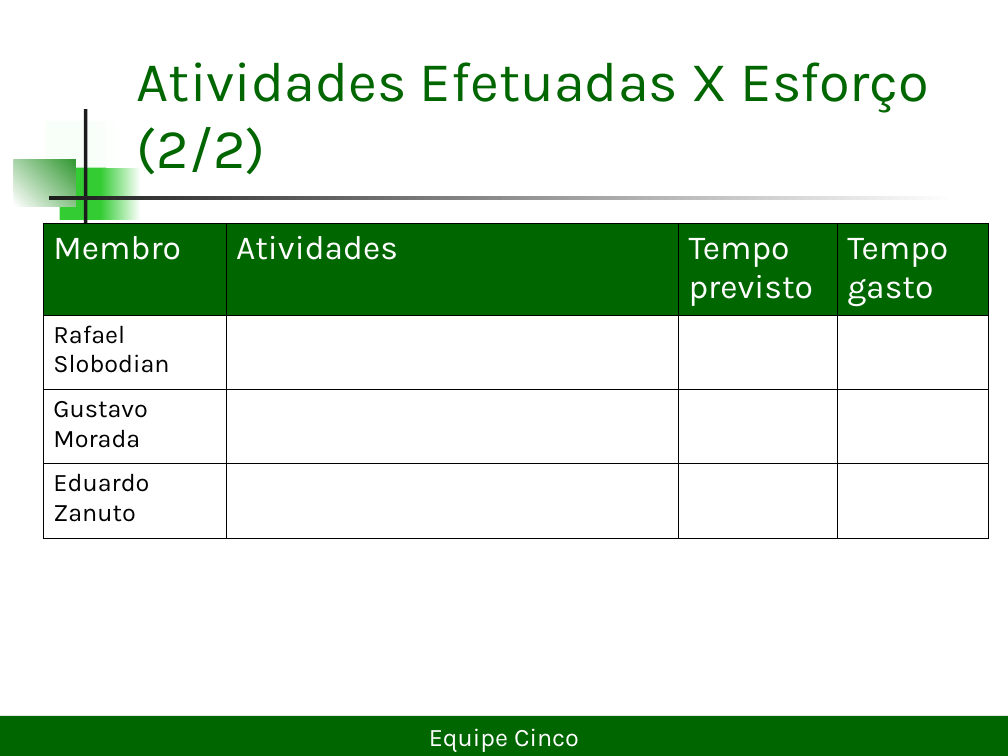
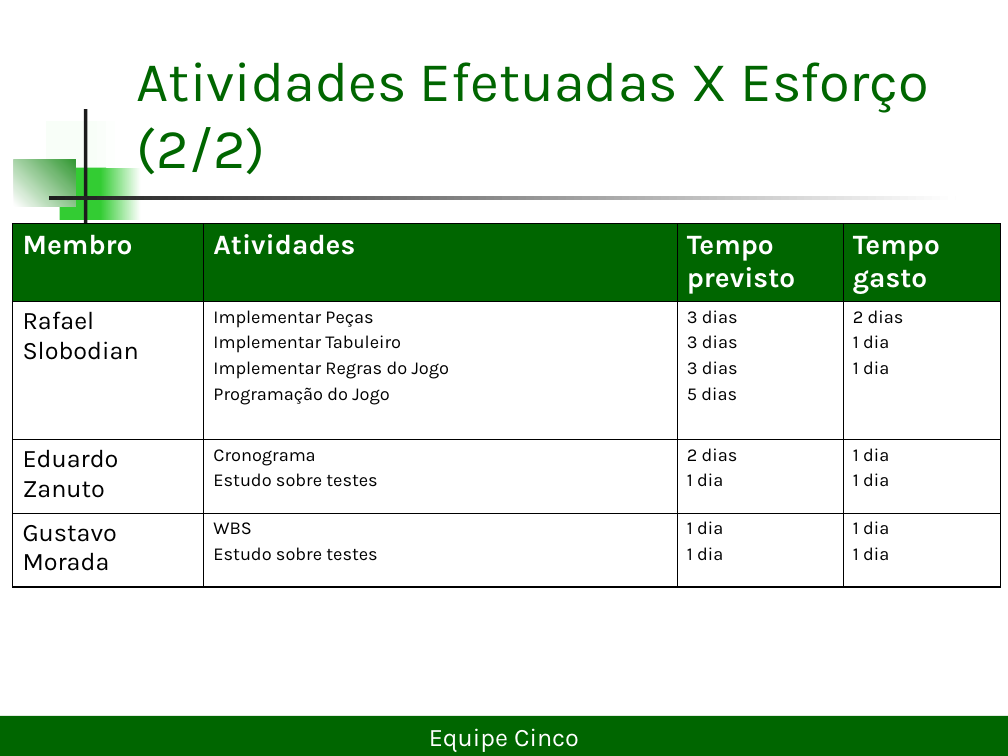
Before and after one commit to lDarthKill/xadrez-es2-compuff, a slide deck: slide 4 of Documentos/Projeto Xadrez2seminário.ppt. Drawn at 1008x756 pixels with LibreOffice and Linux fonts; fonts in the diff are those of the drawing. Boxes give left, top, right and bottom in pixels: in the first picture for what was removed or moved away, otherwise in the second. Text is boxed around its words. In the diff, an @@ line names an element or a change of style, - is before the commit and + after.

```diff
--- a/Documentos/Projeto Xadrez2seminário.ppt
+++ b/Documentos/Projeto Xadrez2seminário.ppt
@@ table at <box>13,224,1002,587</box> @@
-row 2: Rafael Slobodian |  |  | 
+row 2: Rafael Slobodian | Implementar Peças / Implementar Tabuleiro / Implementar Regras do Jogo / Programação do Jogo | 3 dias / 3 dias / 3 dias / 5 dias | 2 dias / 1 dia / 1 dia
-row 3: Gustavo Morada |  |  | 
+row 3: Eduardo Zanuto | Cronograma / Estudo sobre testes | 2 dias / 1 dia | 1 dia / 1 dia
-row 4: Eduardo Zanuto |  |  | 
+row 4: Gustavo Morada | WBS / Estudo sobre testes | 1 dia / 1 dia | 1 dia / 1 dia
@@ size 24 to 20 pt, bold on in "Membro", "Atividades", "Tempo previsto", "Tempo gasto" @@
@@ less space between paragraphs @@
@@ table: place and size @@
-table at <box>43,224,988,538</box>
+table at <box>13,224,1002,587</box>
```
Also in this commit, not shown: 4 other slides changed, 1 slide removed, 1 other file.
